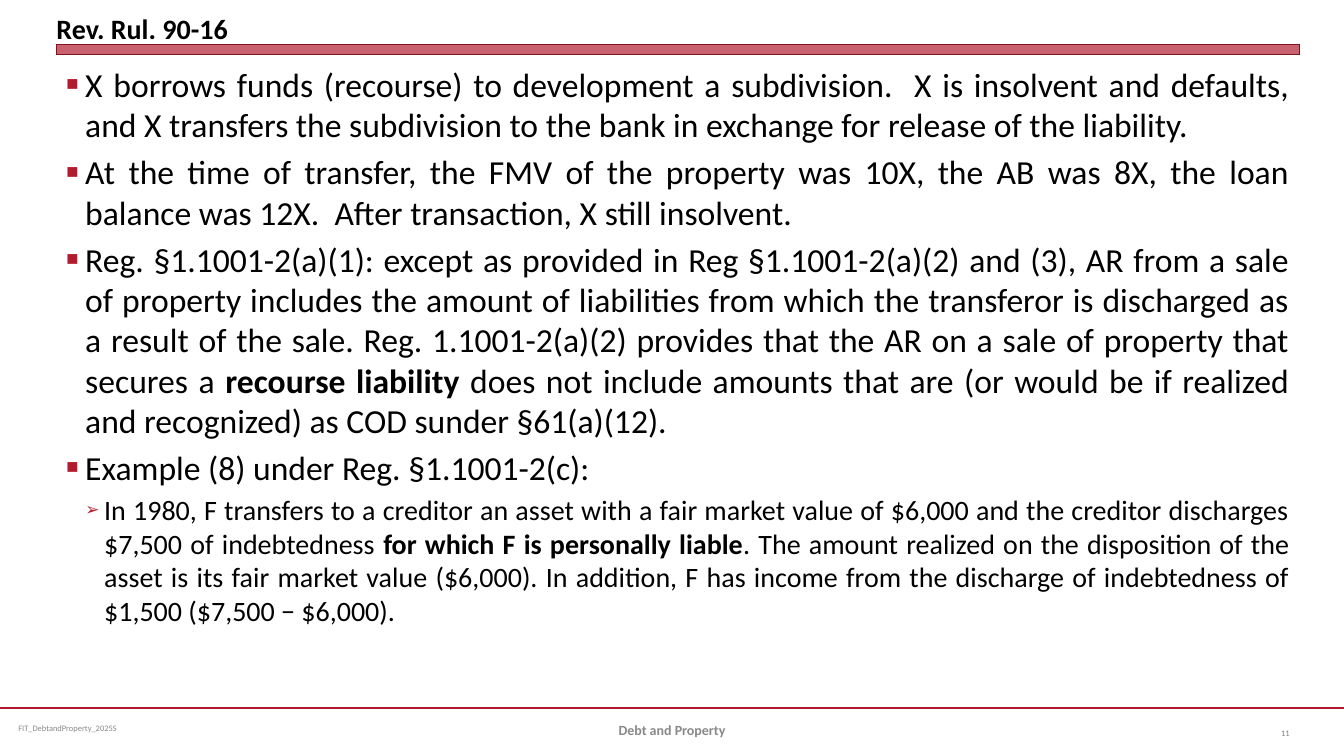
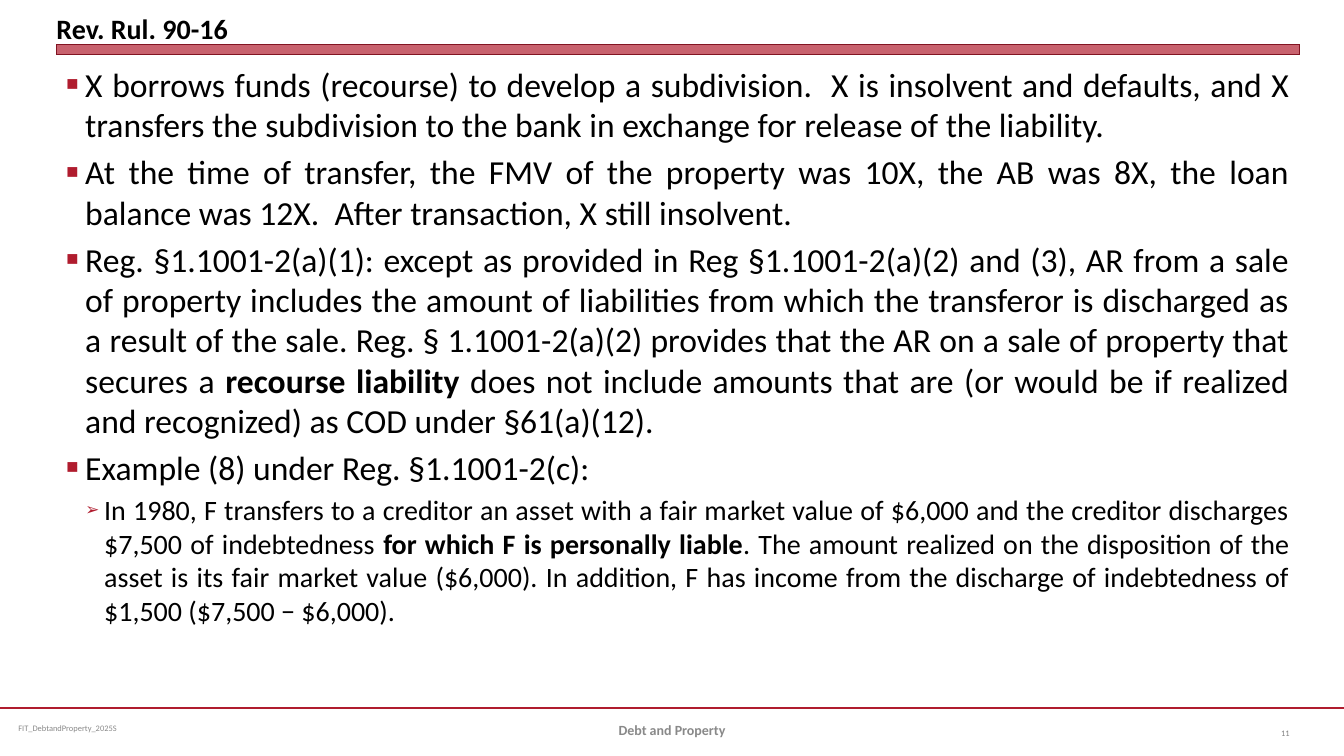
Before and after one commit to jmc877/Fed-Income-Tax, a slide deck: slide 11 of slides/FIT_DebtandProperty_2025S.pptx. Drawn at 1344x756 pixels with LibreOffice and Linux fonts; fonts in the diff are those of the drawing. Boxes give left, top, right and bottom in pixels: in the first picture for what was removed or moved away, otherwise in the second. Text is boxed around its words. In the diff, an @@ line names an element or a change of style, - is before the commit and + after.

```diff
--- a/slides/FIT_DebtandProperty_2025S.pptx
+++ b/slides/FIT_DebtandProperty_2025S.pptx
@@ text at [85,72,1288,143]: text changed @@
-■ X borrows funds (recourse) to development a subdivision. X is insolvent and defaults, and X transfers the subdivision to the bank in exchange for release of the liability.
+■ X borrows funds (recourse) to develop a subdivision. X is insolvent and defaults, and X transfers the subdivision to the bank in exchange for release of the liability.
@@ text at [85,247,1289,439]: text changed @@
-■ Reg. §1.1001-2(a)(1): except as provided in Reg §1.1001-2(a)(2) and (3), AR from a sale of property includes the amount of liabilities from which the transferor is discharged as a result of the sale. Reg. 1.1001-2(a)(2) provides that the AR on a sale of property that secures a recourse liability does not include amounts that are (or would be if realized and recognized) as COD sunder §61(a)(12).
+■ Reg. §1.1001-2(a)(1): except as provided in Reg §1.1001-2(a)(2) and (3), AR from a sale of property includes the amount of liabilities from which the transferor is discharged as a result of the sale. Reg. § 1.1001-2(a)(2) provides that the AR on a sale of property that secures a recourse liability does not include amounts that are (or would be if realized and recognized) as COD under §61(a)(12).
```
Also in this commit, not shown: 1 other file.
